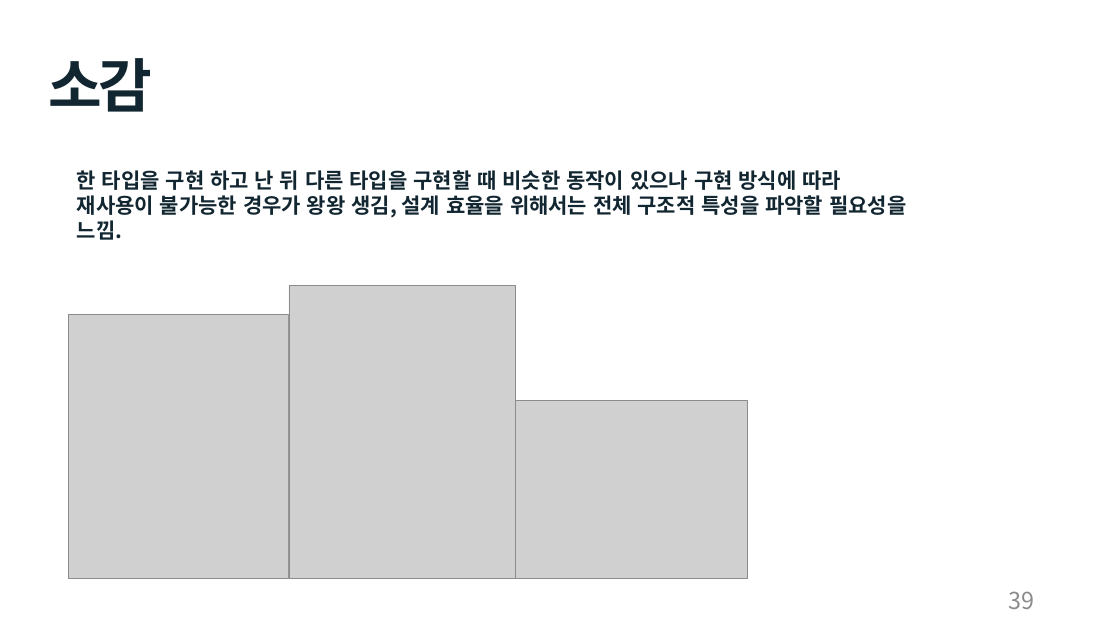
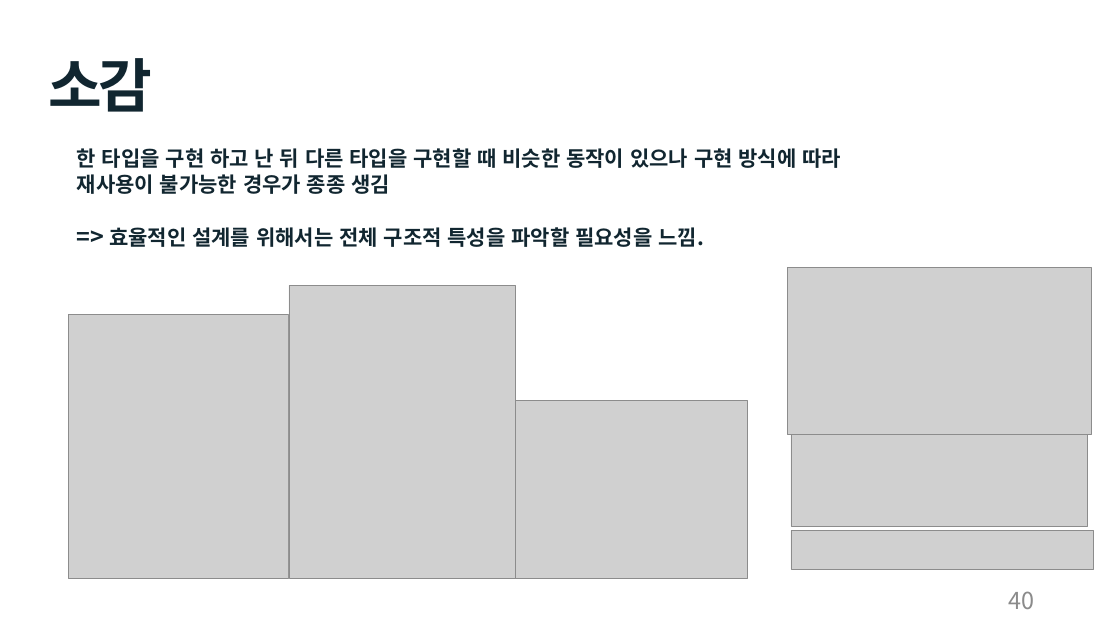
Before and after one commit to cong2738/my_RISC-V, a slide deck: slide 40 of Single Cycle RISC-V 발표_박호윤.pptx (slide 39 before the commit). Drawn at 1120x630 pixels with LibreOffice and Linux fonts; fonts in the diff are those of the drawing; grey boxes stand for pictures. Boxes give left, top, right and bottom in pixels: in the first picture for what was removed or moved away, otherwise in the second. Text is boxed around its words. In the diff, an @@ line names an element or a change of style, - is before the commit and + after.

```diff
--- a/Single Cycle RISC-V 발표_박호윤.pptx
+++ b/Single Cycle RISC-V 발표_박호윤.pptx
@@ text at <box>77,148,841,247</box>: text changed @@
-한 타입을 구현 하고 난 뒤 다른 타입을 구현할 때 비슷한 동작이 있으나 구현 방식에 따라 재사용이 불가능한 경우가 왕왕 생김, 설계 효율을 위해서는 전체 구조적 특성을 파악할 필요성을 느낌.
+한 타입을 구현 하고 난 뒤 다른 타입을 구현할 때 비슷한 동작이 있으나 구현 방식에 따라 재사용이 불가능한 경우가 종종 생김
+=> 효율적인 설계를 위해서는 전체 구조적 특성을 파악할 필요성을 느낌.
@@ picture added at <box>787,267,1091,434</box> @@
@@ picture added at <box>791,430,1088,527</box> @@
@@ picture added at <box>791,531,1094,570</box> @@
@@ page number at <box>1008,591,1034,609</box>: text changed @@
-39
+40
```
Also in this commit, not shown: 23 other slides changed, 3 slides added, 2 slides removed.
